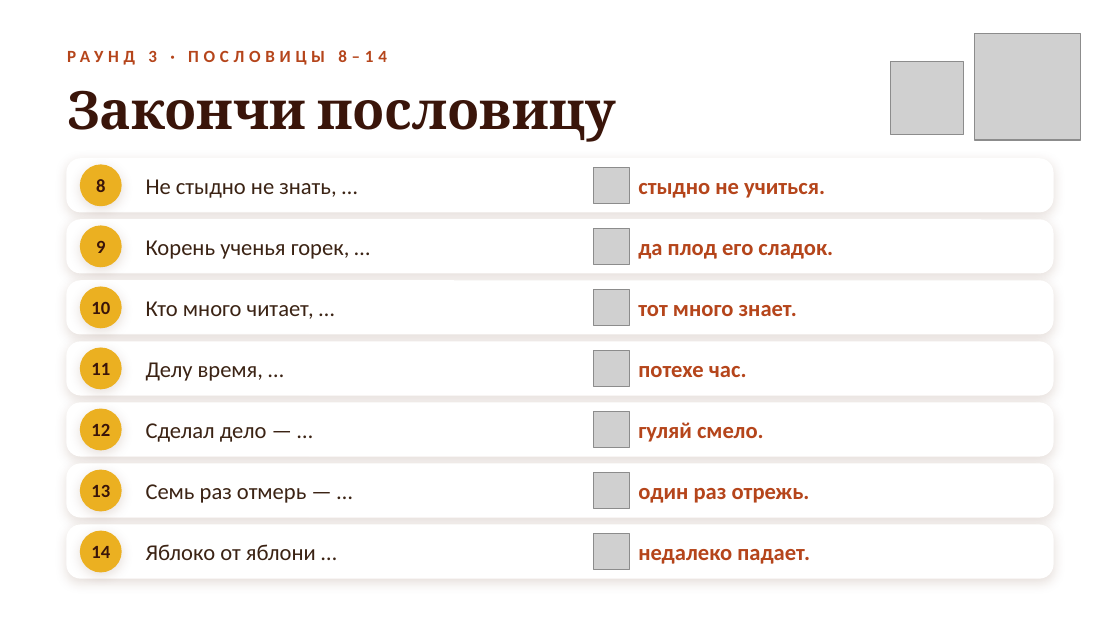
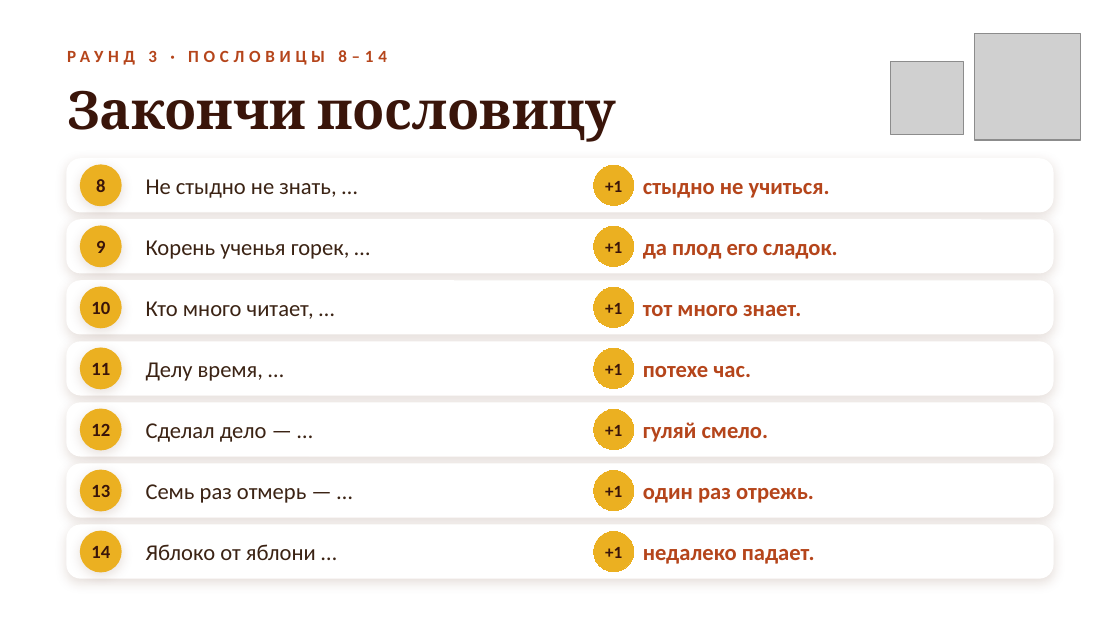
Before and after one commit to sl-himmelreich/heinrich-mario, a slide deck: slide 25 of День_воспитателя_конкурс.pptx (slide 23 before the commit). Drawn at 1120x630 pixels with LibreOffice and Linux fonts; fonts in the diff are those of the drawing; grey boxes stand for pictures; background and template pictures are left out. Boxes give left, top, right and bottom in pixels: in the first picture for what was removed or moved away, otherwise in the second. Text is boxed around its words. In the diff, an @@ line names an element or a change of style, - is before the commit and + after.

```diff
--- a/День_воспитателя_конкурс.pptx
+++ b/День_воспитателя_конкурс.pptx
@@ picture removed at (594, 168, 629, 204) @@
@@ ellipse added at (594, 166, 634, 206), fill #EBB021, outline #EBB021 0.75 pt, 11 pt, text #3A150A, bold @@
++1
@@ picture removed at (594, 228, 629, 264) @@
@@ ellipse added at (594, 226, 634, 267), fill #EBB021, outline #EBB021 0.75 pt, 11 pt, text #3A150A, bold @@
++1
@@ picture removed at (594, 289, 629, 325) @@
@@ ellipse added at (594, 287, 634, 327), fill #EBB021, outline #EBB021 0.75 pt, 11 pt, text #3A150A, bold @@
++1
@@ picture removed at (594, 351, 629, 386) @@
@@ ellipse added at (594, 348, 634, 389), fill #EBB021, outline #EBB021 0.75 pt, 11 pt, text #3A150A, bold @@
++1
@@ picture removed at (594, 411, 629, 447) @@
@@ ellipse added at (594, 409, 634, 449), fill #EBB021, outline #EBB021 0.75 pt, 11 pt, text #3A150A, bold @@
++1
@@ picture removed at (594, 473, 629, 508) @@
@@ ellipse added at (594, 470, 634, 511), fill #EBB021, outline #EBB021 0.75 pt, 11 pt, text #3A150A, bold @@
++1
@@ picture removed at (594, 533, 629, 569) @@
@@ ellipse added at (594, 532, 634, 572), fill #EBB021, outline #EBB021 0.75 pt, 11 pt, text #3A150A, bold @@
++1
@@ 7 texts: place and size @@
-7 texts at (638, 183, 833, 564)
+7 texts at (643, 183, 838, 564)
```
Also in this commit, not shown: 20 other slides changed, 6 slides added, 4 slides removed, 1 other file.
